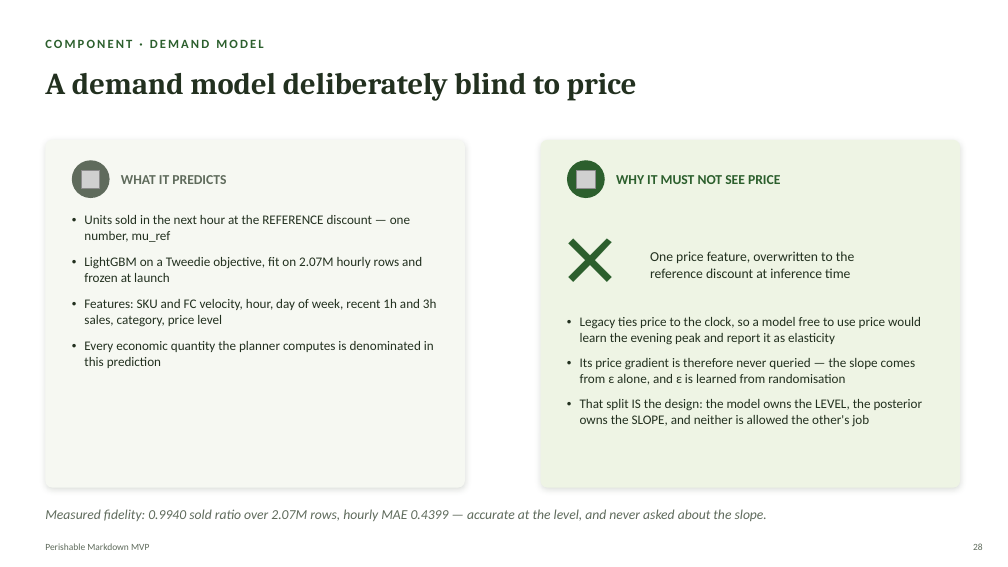
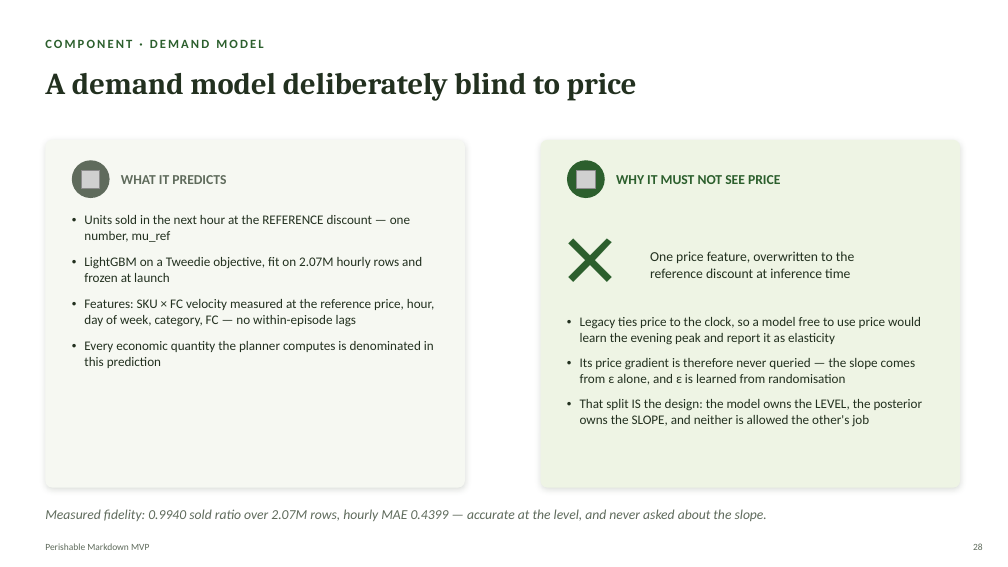
Before and after one commit to Kamalyunus/fresh-markdown, a slide deck: slide 28 of docs/perishable_markdown_deck_v3.pptx. Drawn at 1008x567 pixels with LibreOffice and Linux fonts; fonts in the diff are those of the drawing; grey boxes stand for pictures. Boxes give left, top, right and bottom in pixels: in the first picture for what was removed or moved away, otherwise in the second. Text is boxed around its words. In the diff, an @@ line names an element or a change of style, - is before the commit and + after.

```diff
--- a/docs/perishable_markdown_deck_v3.pptx
+++ b/docs/perishable_markdown_deck_v3.pptx
@@ text at box(84, 299, 434, 327): text changed @@
-• Features: SKU and FC velocity, hour, day of week, recent 1h and 3h sales, category, price level
+• Features: SKU × FC velocity measured at the reference price, hour, day of week, category, FC — no within-episode lags
```
Also in this commit, not shown: 6 other files.
